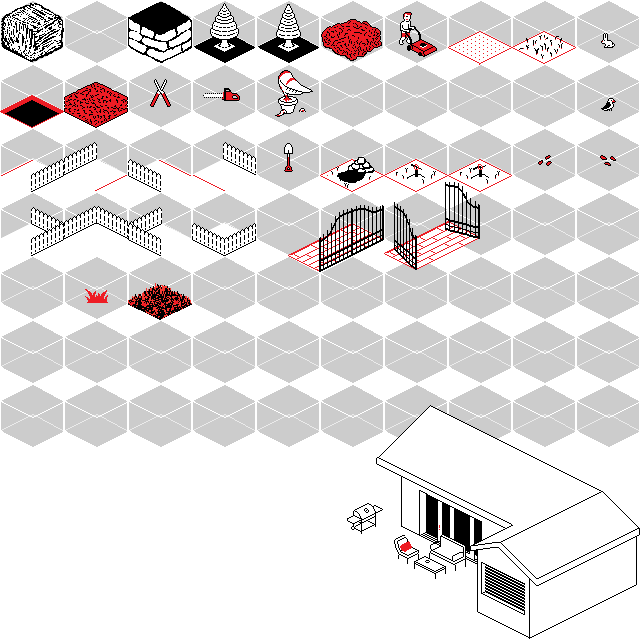
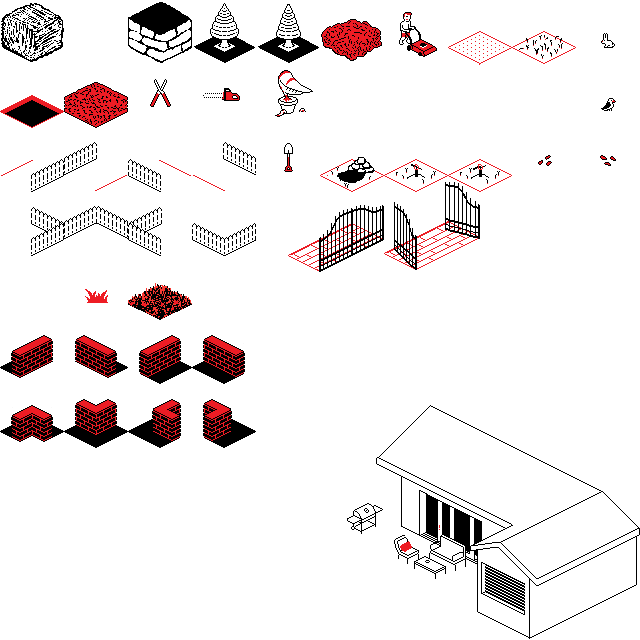
Comparing the layer stacks of the two 640×640 images. Changes:
added group "Walls" with 8 layers above "Wall_Corners" over (0, 335, 255, 384)
added layer "17_wall_W" in group "Walls" over (11, 335, 53, 378)
added layer "17_white copy" in group "Walls" over (0, 351, 63, 383)
added layer "17_wall_N" in group "Walls" over (75, 335, 117, 378)
added layer "18_white copy" in group "Walls" over (65, 351, 128, 383)
added layer "17_wall_E" in group "Walls" over (139, 335, 181, 378)
added layer "17_white copy 2" in group "Walls" over (129, 351, 192, 384)
added layer "17_wall_S" in group "Walls" over (203, 335, 245, 378)
added layer "18_white copy 2" in group "Walls" over (192, 351, 255, 384)
added group "Wall_Corners" with 8 layers above "Trees" over (0, 399, 256, 448)
added layer "17_wall_SE" in group "Wall_Corners" over (11, 405, 53, 442)
added layer "19_white copy 2" in group "Wall_Corners" over (0, 415, 64, 447)
added layer "17_wall_NW" in group "Wall_Corners" over (75, 399, 117, 436)
added layer "19_white copy" in group "Wall_Corners" over (64, 415, 128, 448)
added layer "17_wall_NE" in group "Wall_Corners" over (152, 399, 181, 442)
added layer "20_white copy 2" in group "Wall_Corners" over (128, 415, 191, 448)
added layer "17_wall_SW" in group "Wall_Corners" over (203, 399, 232, 442)
added layer "20_white copy" in group "Wall_Corners" over (193, 415, 256, 448)
added group "grass icon" with 5 layers above "white frame" over (85, 283, 191, 319)
moved "grass_icon" into group "grass icon" over (85, 289, 108, 303)
moved "grass01" into group "grass icon" over (129, 283, 191, 300)
moved "oldGrass" into group "grass icon" over (135, 291, 179, 297)
moved "baseTile" into group "grass icon" over (129, 287, 191, 300)
hid group "outline cubes" (7 layers) over (0, 1, 639, 448)
